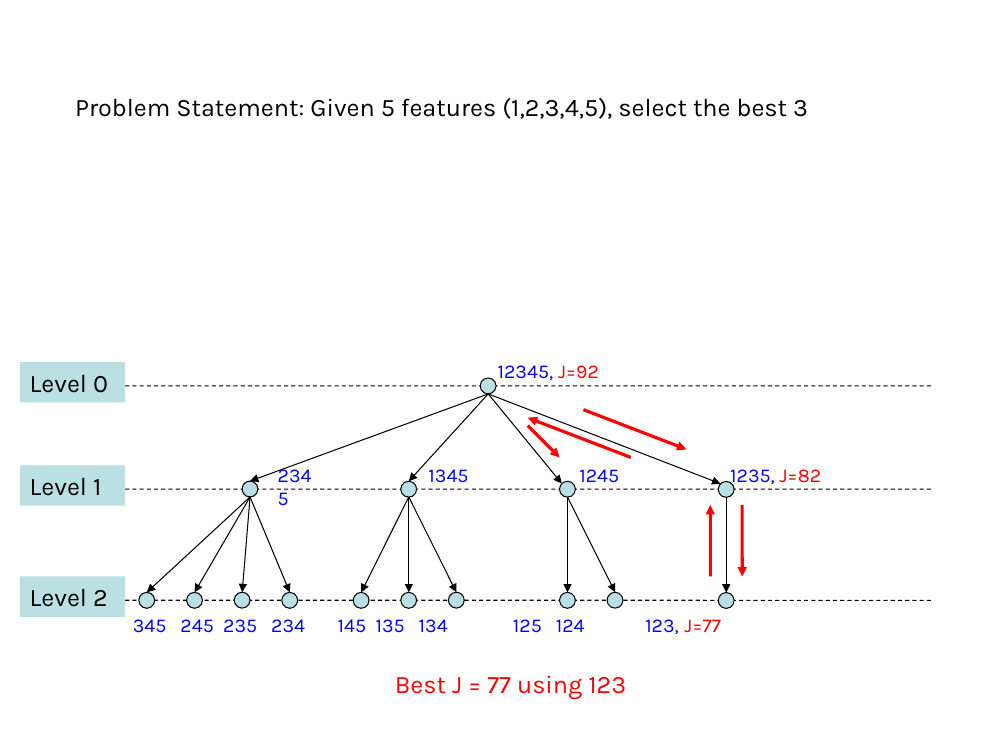
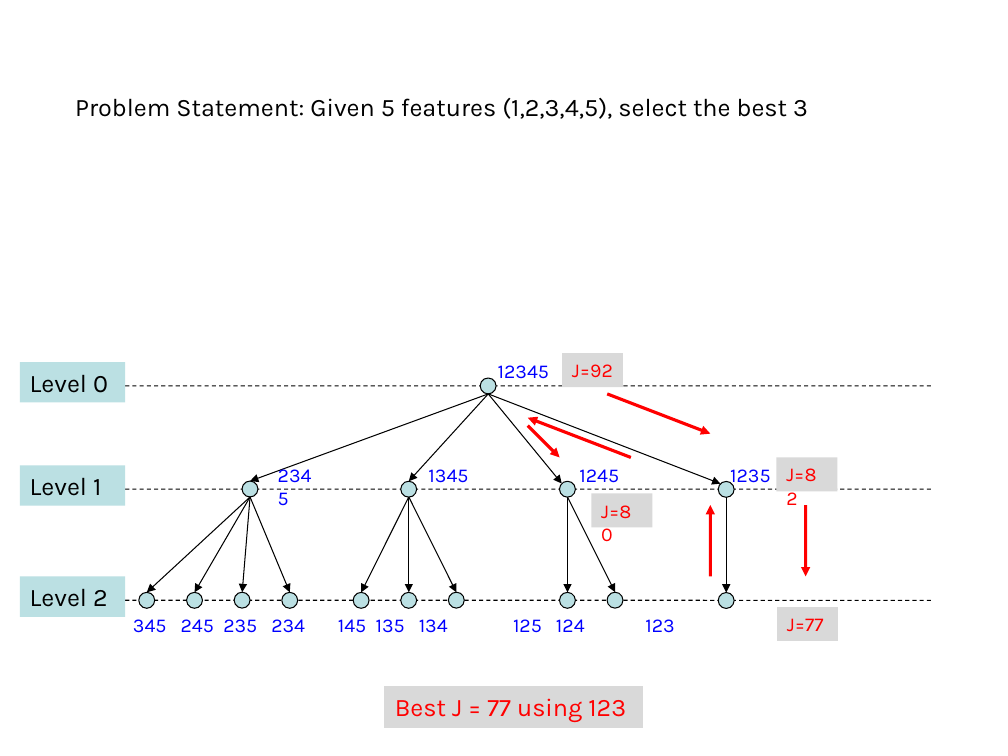
Before and after one commit to domingomery/patrones, a slide deck: slide 18 of clases/Cap03_Seleccion_de_Caracteristicas/presentations/PAT03_BranchAndBound.pptx (slide 15 before the commit). Drawn at 1008x756 pixels with LibreOffice and Linux fonts; fonts in the diff are those of the drawing. Boxes give left, top, right and bottom in pixels: in the first picture for what was removed or moved away, otherwise in the second. Text is boxed around its words. In the diff, an @@ line names an element or a change of style, - is before the commit and + after.

```diff
--- a/clases/Cap03_Seleccion_de_Caracteristicas/presentations/PAT03_BranchAndBound.pptx
+++ b/clases/Cap03_Seleccion_de_Caracteristicas/presentations/PAT03_BranchAndBound.pptx
@@ rectangle "J=92" at [562, 353, 624, 387]: fill none to #D9D9D9 @@
@@ rectangle "J=92": place and size @@
-rectangle "J=92" at [498, 365, 599, 380]
+rectangle "J=92" at [562, 353, 624, 387]
@@ text added at [498, 365, 549, 379], 14 pt, text #0000FF @@
+12345
@@ text in rectangle at [572, 364, 613, 377]: text changed; text colour #0000FF to #FF0000 @@
-12345, J=92
+J=92
@@ arrow moved from (584, 409) - (686, 450) to (607, 394) - (711, 433) @@
@@ text added at [730, 469, 771, 488], 14 pt, text #0000FF @@
+1235
@@ rectangle "J=82": place and size @@
-rectangle "J=82" at [730, 469, 822, 488]
+rectangle "J=82" at [776, 458, 838, 492]
@@ rectangle "J=82" at [776, 458, 838, 492]: fill none to #D9D9D9 @@
@@ text in rectangle at [786, 468, 816, 482]: text changed; text colour #0000FF to #FF0000 @@
-1235, J=82
+J=82
@@ rectangle added at [592, 494, 653, 528], fill #D9D9D9, 14 pt, text #FF0000 @@
+J=80
@@ arrow moved from (742, 505) - (742, 577) to (805, 505) - (805, 577) @@
@@ text at [133, 619, 674, 633]: text changed @@
-345 245 235 234 145 135 134 125 124 123, J=77
+345 245 235 234 145 135 134 125 124 123
@@ rectangle added at [777, 607, 839, 641], fill #D9D9D9, 14 pt, text #FF0000 @@
+J=77
@@ rectangle "Best J = 77 using ...": place and size @@
-rectangle "Best J = 77 using ..." at [395, 675, 626, 700]
+rectangle "Best J = 77 using ..." at [385, 686, 643, 727]
@@ rectangle "Best J = 77 using ..." at [385, 686, 643, 727]: fill none to #D9D9D9; outline none to #D9D9D9 0.75 pt @@
```
Also in this commit, not shown: 9 other slides changed, 5 slides added, 6 other files.
